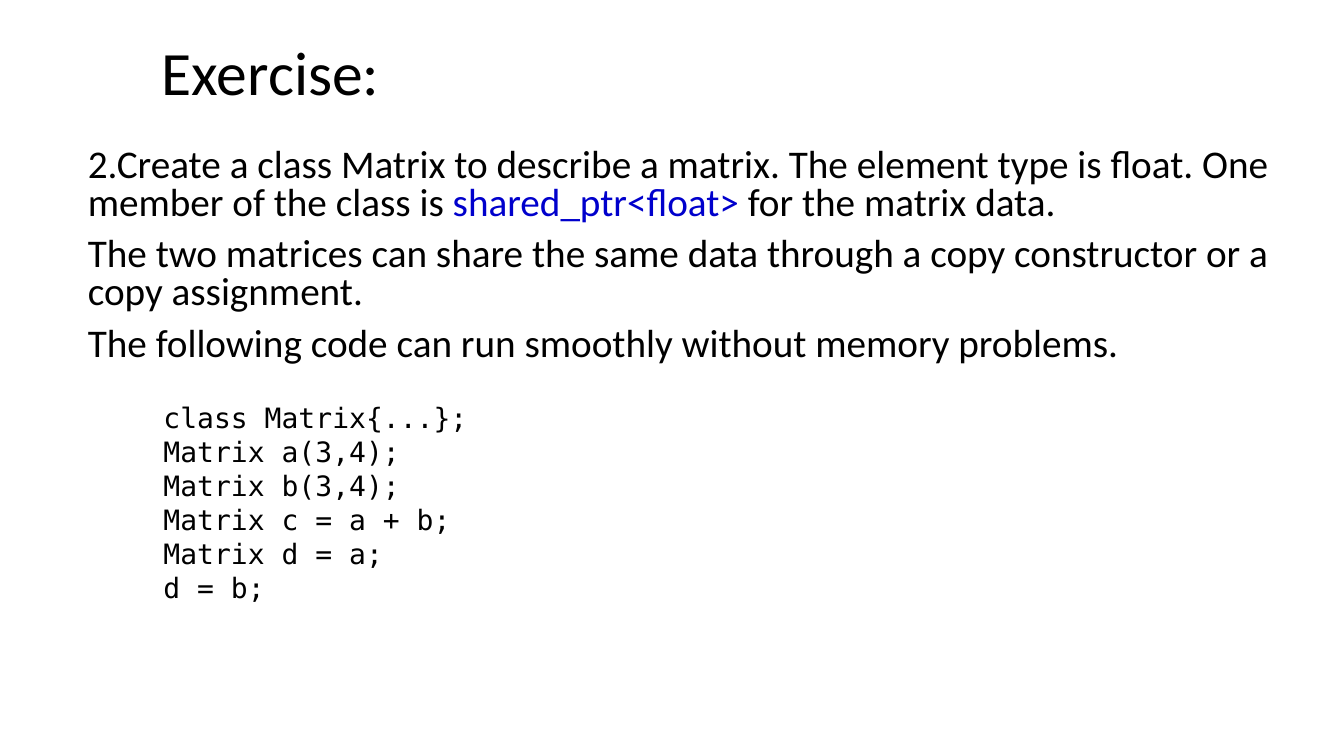
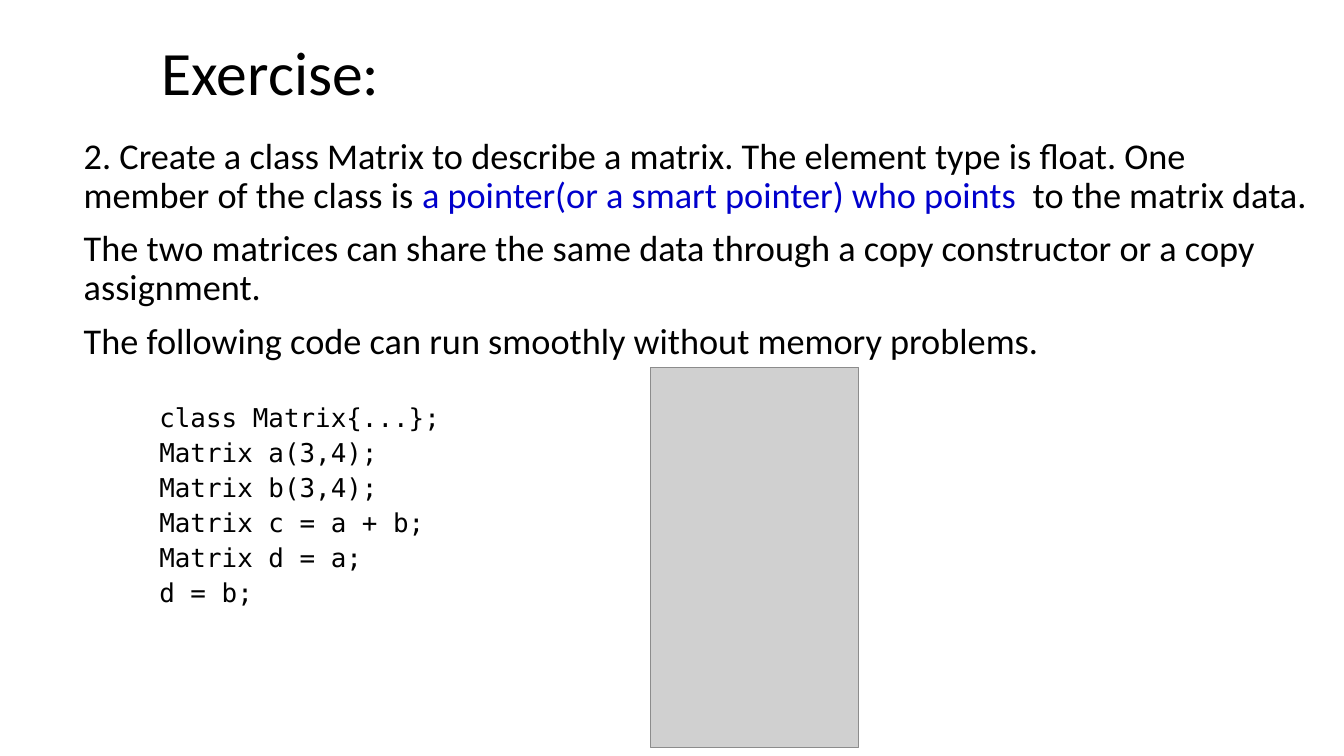
Before and after one commit to ShiqiYu/CPP, a slide deck: slide 18 of week11/Lab11.pptx (slide 15 before the commit). Drawn at 1344x756 pixels with LibreOffice and Linux fonts; fonts in the diff are those of the drawing; grey boxes stand for pictures; background and template pictures are left out. Boxes give left, top, right and bottom in pixels: in the first picture for what was removed or moved away, otherwise in the second. Text is boxed around its words. In the diff, an @@ line names an element or a change of style, - is before the commit and + after.

```diff
--- a/week11/Lab11.pptx
+++ b/week11/Lab11.pptx
@@ text "2. Create a class Matrix ...": place and size @@
-text "2. Create a class Matrix ..." at <box>88,150,1268,602</box>
+text "2. Create a class Matrix ..." at <box>84,143,1306,606</box>
@@ text at <box>84,143,1306,214</box>: text changed; size 28 to 25.9 pt @@
-2.Create a class Matrix to describe a matrix. The element type is float. One member of the class is shared_ptr<float> for the matrix data.
+2. Create a class Matrix to describe a matrix. The element type is float. One member of the class is a pointer(or a smart pointer) who points to the matrix data.
@@ text at <box>84,235,1254,606</box>: size 28 to 25.9 pt in "The two matrices can share the same ...", "The following code can run smoothly without ..."; size 20 to 18.5 pt in "class Matrix{...};", "Matrix a(3,4);", "Matrix b(3,4);", "Matrix c = a + b;" and 2 more places; line spacing 0.8 to 0.9 @@
@@ picture added at <box>650,367,859,747</box> @@
```
Also in this commit, not shown: 3 slides added, 1 other file.
